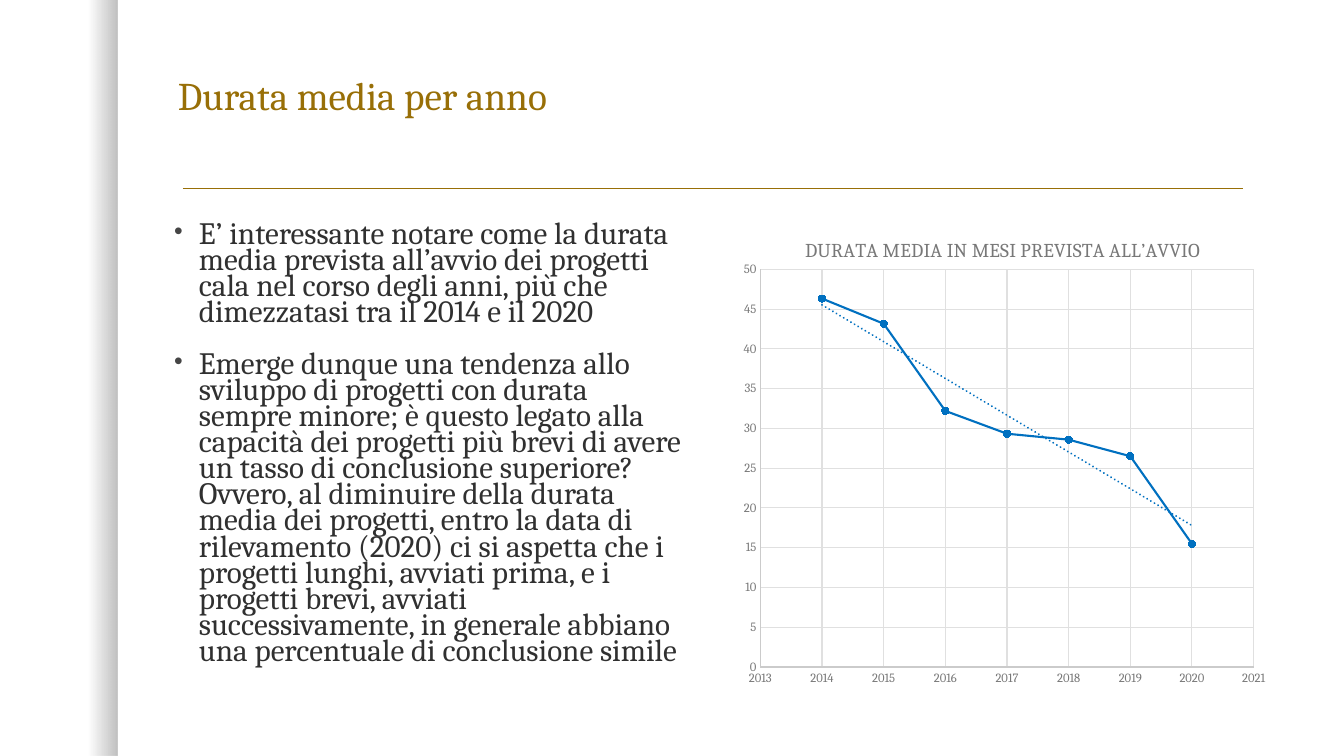
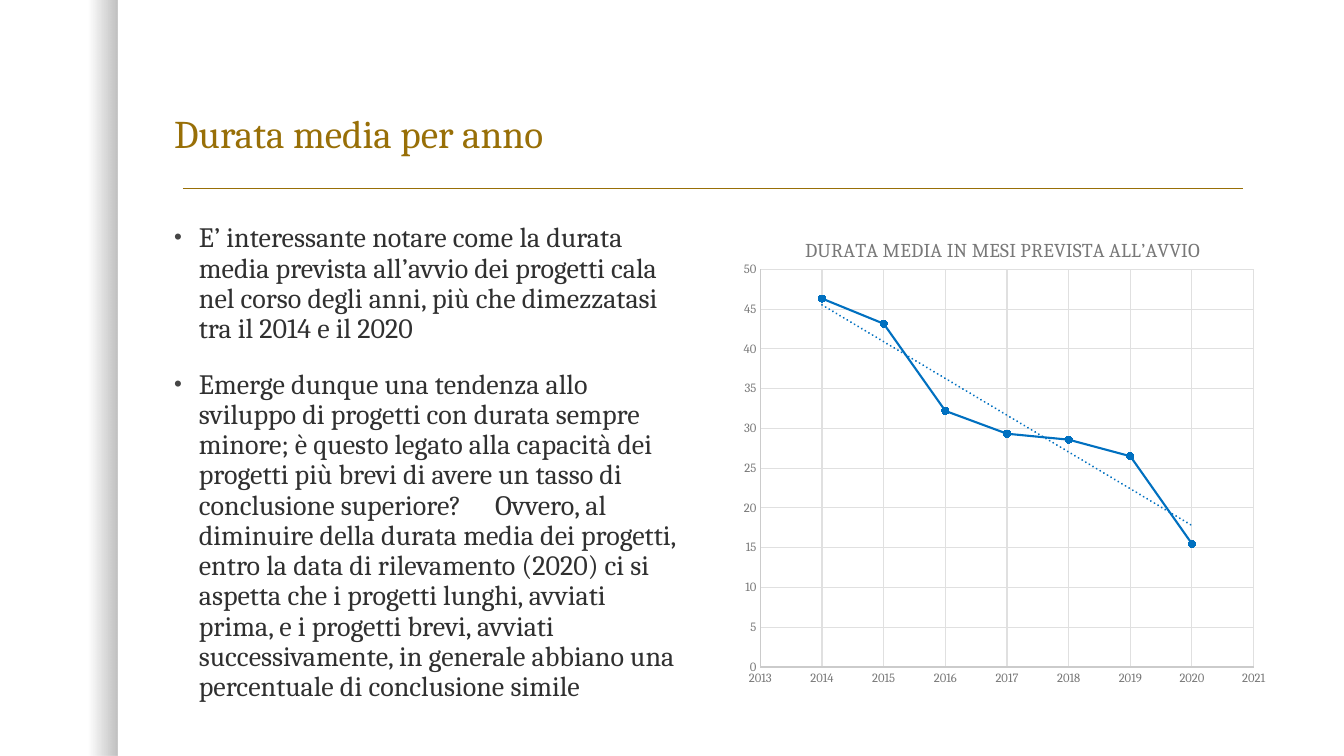
Before and after one commit to AdolfoCA/OI-Project, a slide deck: slide 13 of REPORT.pptx. Drawn at 1344x756 pixels with LibreOffice and Linux fonts; fonts in the diff are those of the drawing; background and template pictures are left out. Boxes give left, top, right and bottom in pixels: in the first picture for what was removed or moved away, otherwise in the second. Text is boxed around its words. In the diff, an @@ line names an element or a change of style, - is before the commit and + after.

```diff
--- a/REPORT.pptx
+++ b/REPORT.pptx
@@ title "Durata media per anno": place and size @@
-title "Durata media per anno" at (178,82,547,119)
+title "Durata media per anno" at (174,120,543,157)
@@ text "E’ interessante notare come la ..." at (199,227,676,702): size 22.2 to 20 pt; line spacing 0.7 to 0.9 @@
```
Also in this commit, not shown: 6 other slides changed.
